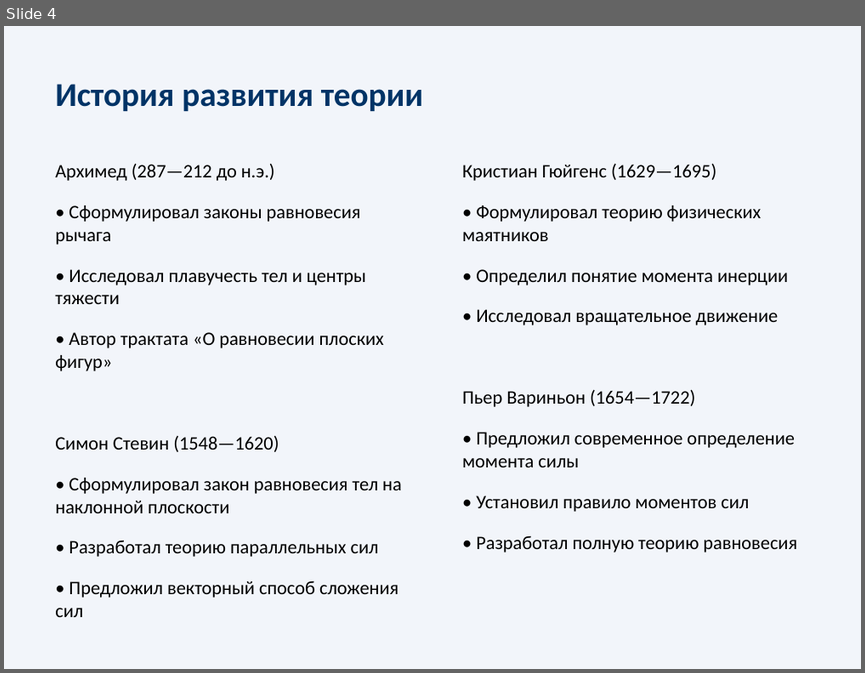
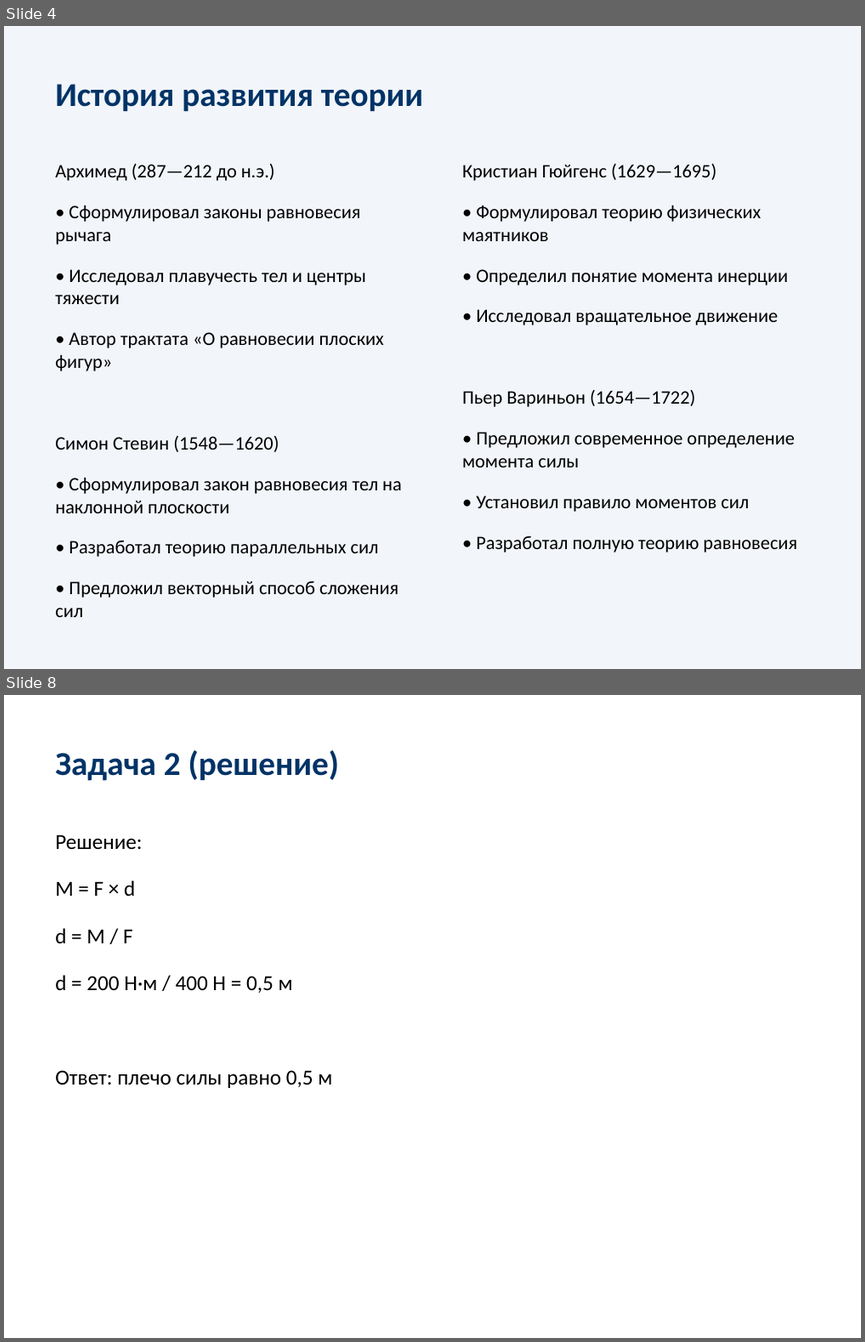
Before and after one commit to F1exmp/physics, a slide deck: lessons/9/9_28_Решение_задач_Момент_силы_и_центр_тяжести/9_28_Решение_задач_Момент_силы_и_центр_тяжести.pptx. Shown one above the other, each under a label of ours: slide 4 before the commit, slides 4 and 8 after it; the slides between them are not shown. The pictures are 865x673 and 865x1342 pixels, drawn with LibreOffice and Linux fonts; fonts in the diff are those of the drawing. Boxes give left, top, right and bottom in pixels: in the first picture for what was removed or moved away, otherwise in the second. Text is boxed around its words. In the diff, an @@ line names an element or a change of style, - is before the commit and + after.

```diff
--- a/lessons/9/9_28_Решение_задач_Момент_силы_и_центр_тяжести/9_28_Решение_задач_Момент_силы_и_центр_тяжести.pptx
+++ b/lessons/9/9_28_Решение_задач_Момент_силы_и_центр_тяжести/9_28_Решение_задач_Момент_силы_и_центр_тяжести.pptx
@@ slide 8 added at [4,695,861,1338], background #FFFFFF @@
@@ text added at [55,750,340,781], 28 pt, text #003366, bold @@
+Задача 2 (решение)
@@ text added at [55,834,332,1088], 18 pt, text #000000 @@
+Решение:
+M = F × d
+d = M / F
+d = 200 Н·м / 400 Н = 0,5 м
+Ответ: плечо силы равно 0,5 м
```
Also in this commit, not shown: 16 slides changed, 6 other slides added.
